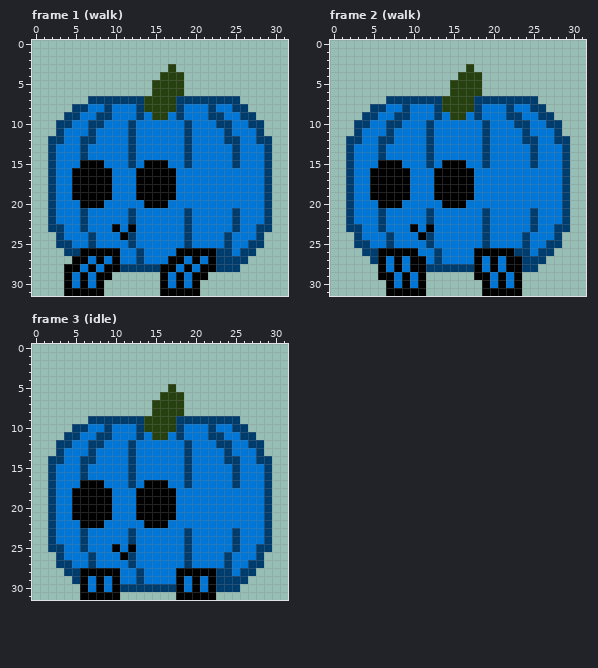
One commit to this pixel-art file: src/assets/skins/running_pumpkin_system32_32.aseprite. That is the earlier state.
32x32 pixels, 3 frames. Shown: frame 1 (walk), frame 2 (walk), frame 3 (idle).
And afterwards:
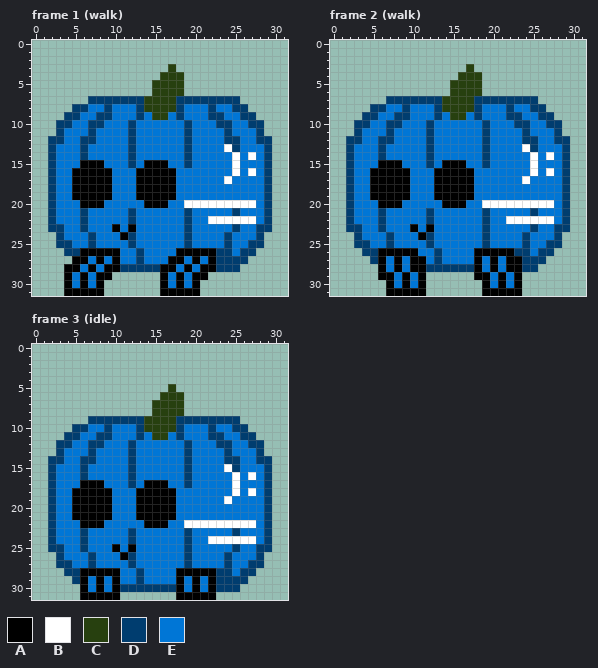
Palette (. is transparent): A #000000  B #ffffff  C #27400f  D #003d6f  E #0076d6
What changed:
layer "Group 1/Layer 6" now shown
Frame 1 (walk), layer "Group 1/Layer 6":
y 13: x 24 E -> B
y 14: x 25 D -> B; x 27 E -> B
y 15: x 25 D -> B
y 16: x 25 E -> B; x 27 E -> B
y 17: x 24 E -> B
y 20: x 19..27 EEEEEEEEE -> BBBBBBBBB
y 22: x 22..27 EEEDEE -> BBBBBB
Frame 2 (walk), layer "Group 1/Layer 6": the same change as frame 1 (walk)
Frame 3 (idle), layer "Group 1/Layer 6":
y 15: x 24 E -> B
y 16: x 25 D -> B; x 27 E -> B
y 17: x 25 D -> B
y 18: x 25 E -> B; x 27 E -> B
y 19: x 24 E -> B
y 22: x 19..27 EEEEEEEEE -> BBBBBBBBB
y 24: x 22..27 EEEDEE -> BBBBBB
Where, in picture pixels (left, top, right, bottom), the same in both pictures:
changed: (184, 144, 256, 224)
changed: (482, 144, 554, 224)
changed: (184, 464, 256, 544)
